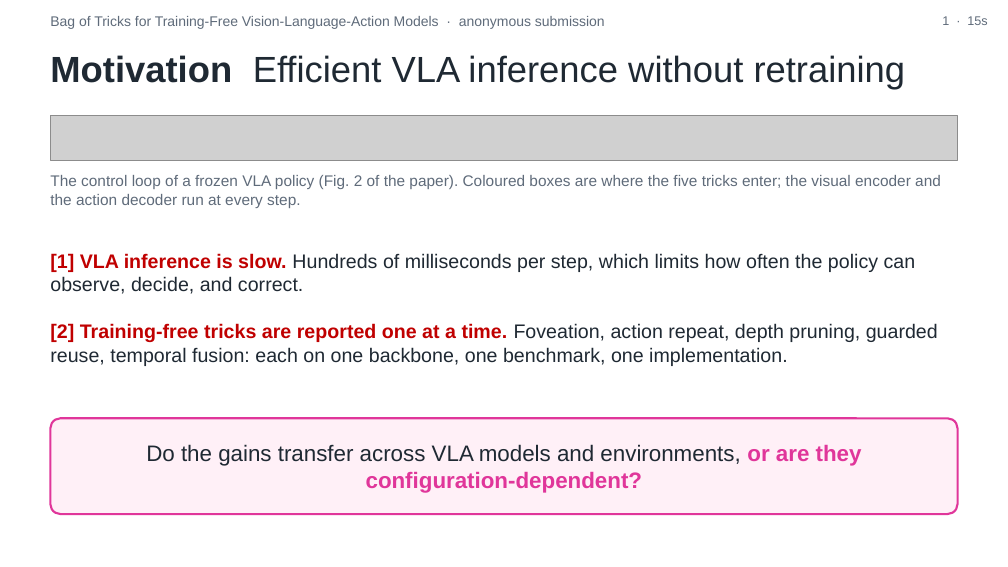
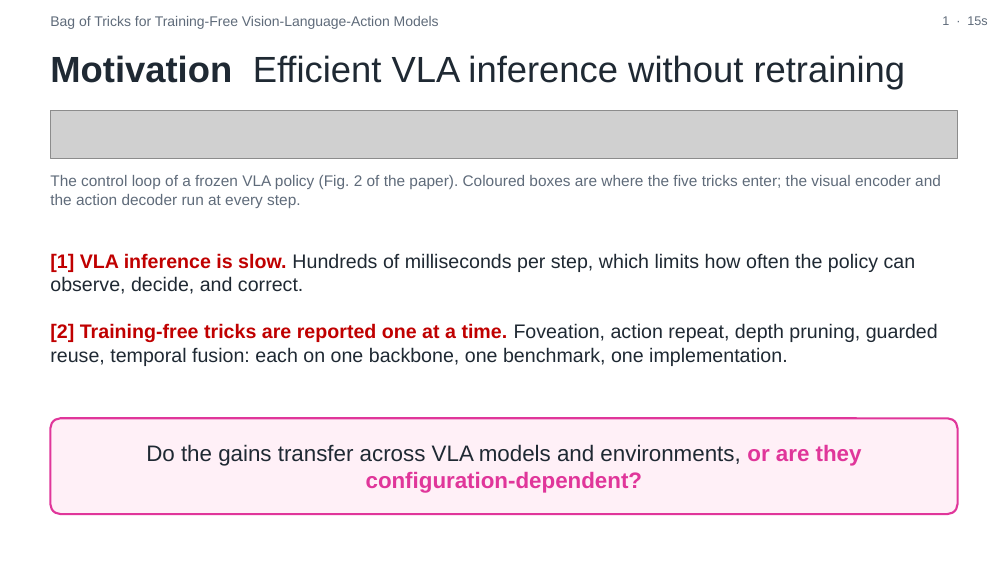
Before and after one commit to trillion-boy/BiVLA, a slide deck: slide 1 of experiments/paper/video/ICRA27_video_v2.pptx. Drawn at 1008x567 pixels with LibreOffice and Linux fonts; fonts in the diff are those of the drawing; grey boxes stand for pictures. Boxes give left, top, right and bottom in pixels: in the first picture for what was removed or moved away, otherwise in the second. Text is boxed around its words. In the diff, an @@ line names an element or a change of style, - is before the commit and + after.

```diff
--- a/experiments/paper/video/ICRA27_video_v2.pptx
+++ b/experiments/paper/video/ICRA27_video_v2.pptx
@@ text at (50,16,439,29): text changed @@
-Bag of Tricks for Training-Free Vision-Language-Action Models · anonymous submission
+Bag of Tricks for Training-Free Vision-Language-Action Models
@@ picture: place and size @@
-picture at (50,116,958,160)
+picture at (50,111,958,158)
```
Also in this commit, not shown: 3 other slides changed, 9 other files.
